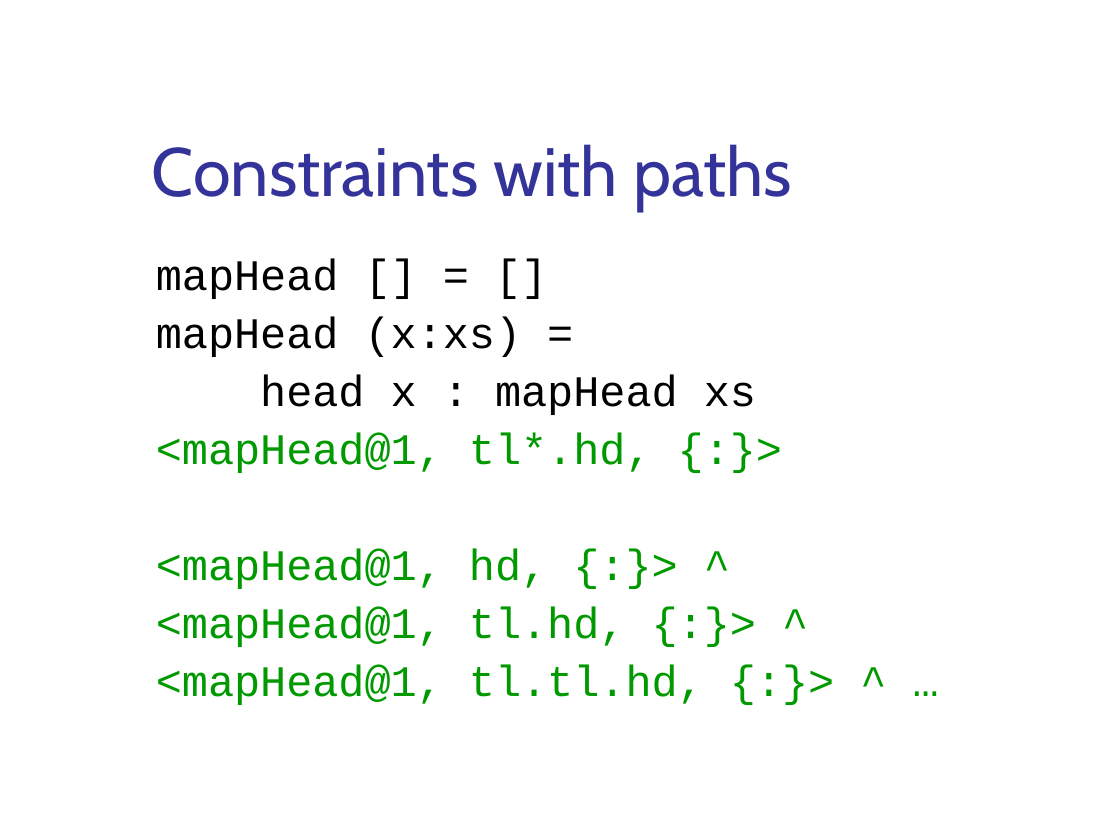
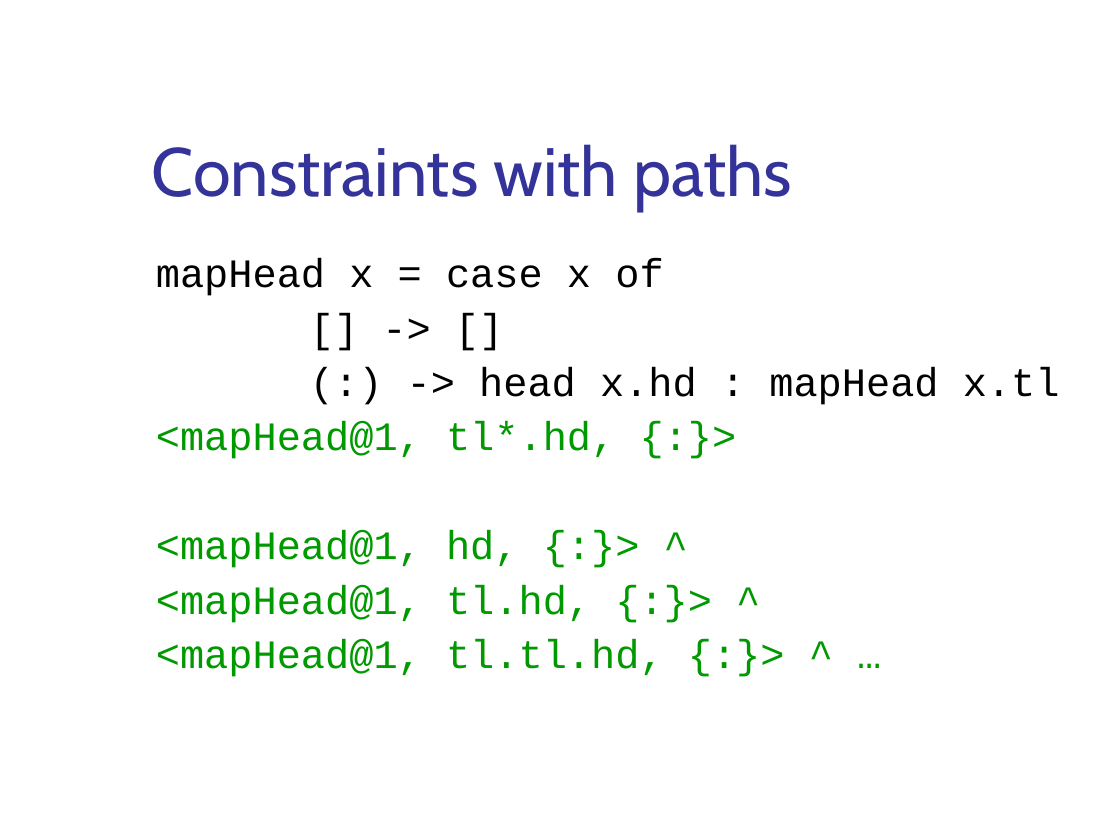
Before and after one commit to ndmitchell/catch, a slide deck: slide 12 of academic/bctcs-2006/catch.ppt. Drawn at 1120x840 pixels with LibreOffice and Linux fonts; fonts in the diff are those of the drawing; background and template pictures are left out. Boxes give left, top, right and bottom in pixels: in the first picture for what was removed or moved away, otherwise in the second. Text is boxed around its words. In the diff, an @@ line names an element or a change of style, - is before the commit and + after.

```diff
--- a/academic/bctcs-2006/catch.ppt
+++ b/academic/bctcs-2006/catch.ppt
@@ text at [156, 258, 1060, 405]: text changed; size 28 to 25.9 pt @@
-mapHead [] = []
-mapHead (x:xs) =
-head x : mapHead xs
+mapHead x = case x of
+[] -> []
+(:) -> head x.hd : mapHead x.tl
@@ text at [156, 421, 664, 677]: size 28 to 25.9 pt in "<mapHead@1, tl*.hd, {:}>", "<mapHead@1, hd, {:}> ^", "<mapHead@1, tl.hd, {:}> ^", "<mapHead@1, tl.tl.hd, {:}> ^ …" @@
```
Also in this commit, not shown: 2 other slides changed, 7 slides added.
